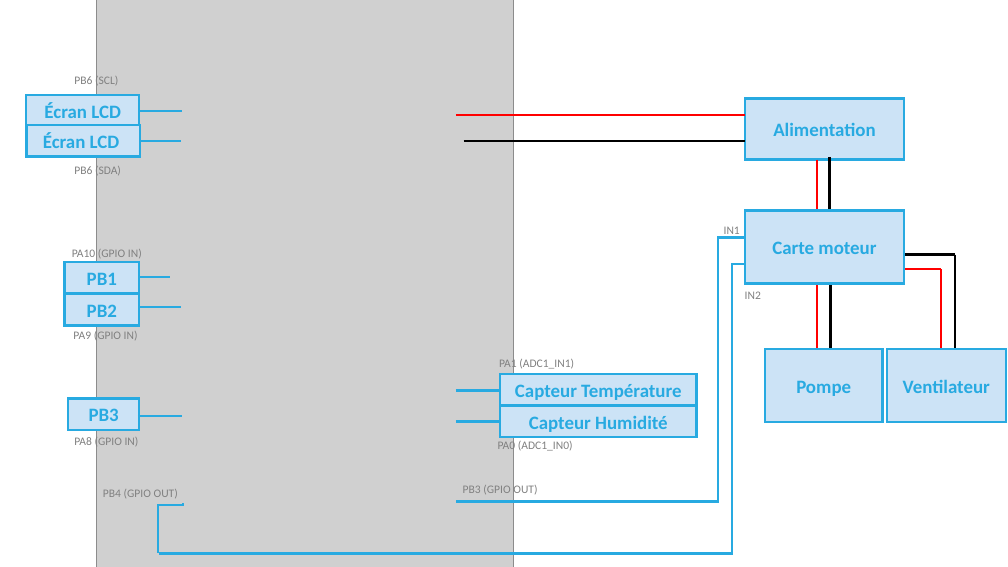
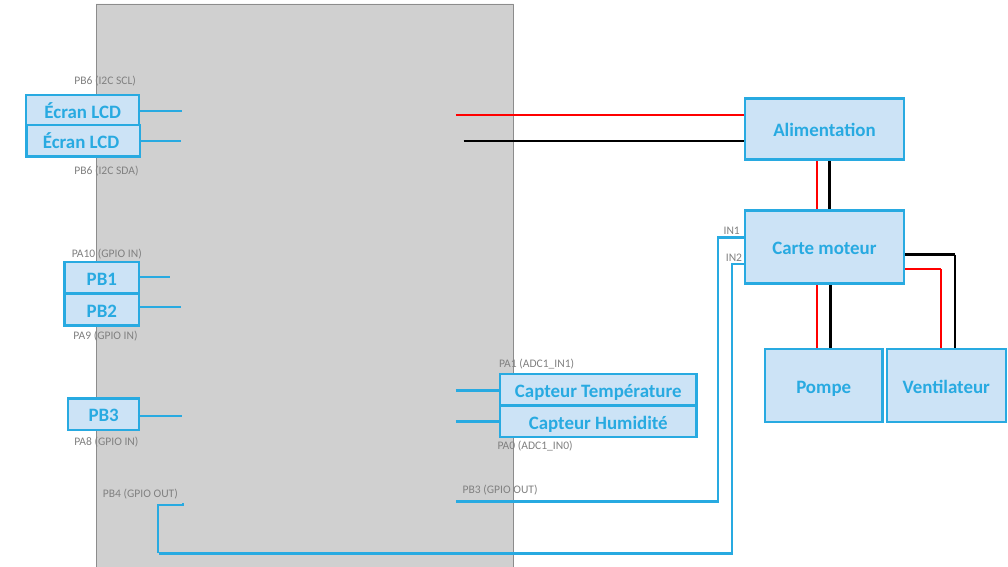
Before and after one commit to Lucas-byte31/Greenhouse, a slide deck: slide 1 of 02_SW_SPEC/Schema de cablage.pptx. Drawn at 1008x567 pixels with LibreOffice and Linux fonts; fonts in the diff are those of the drawing; grey boxes stand for pictures. Boxes give left, top, right and bottom in pixels: in the first picture for what was removed or moved away, otherwise in the second. Text is boxed around its words. In the diff, an @@ line names an element or a change of style, - is before the commit and + after.

```diff
--- a/02_SW_SPEC/Schema de cablage.pptx
+++ b/02_SW_SPEC/Schema de cablage.pptx
@@ picture: place and size @@
-picture at (96,0,513,567)
+picture at (96,4,513,567)
@@ text at (74,74,136,87): text changed @@
-PB6 (SCL)
+PB6 (I2C SCL)
@@ text at (74,164,138,177): text changed @@
-PB6 (SDA)
+PB6 (I2C SDA)
@@ text "IN2": place and size @@
-text "IN2" at (745,291,761,299)
+text "IN2" at (726,253,742,264)
```
